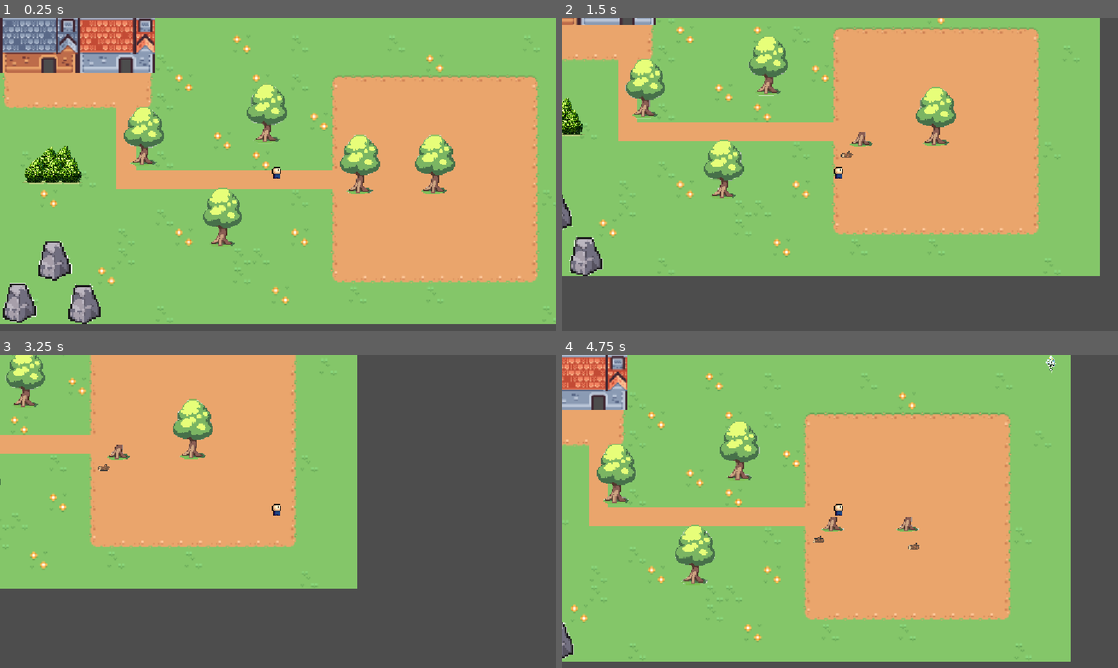
Above: before the commit, frames 1-4 (two rows, left to right).
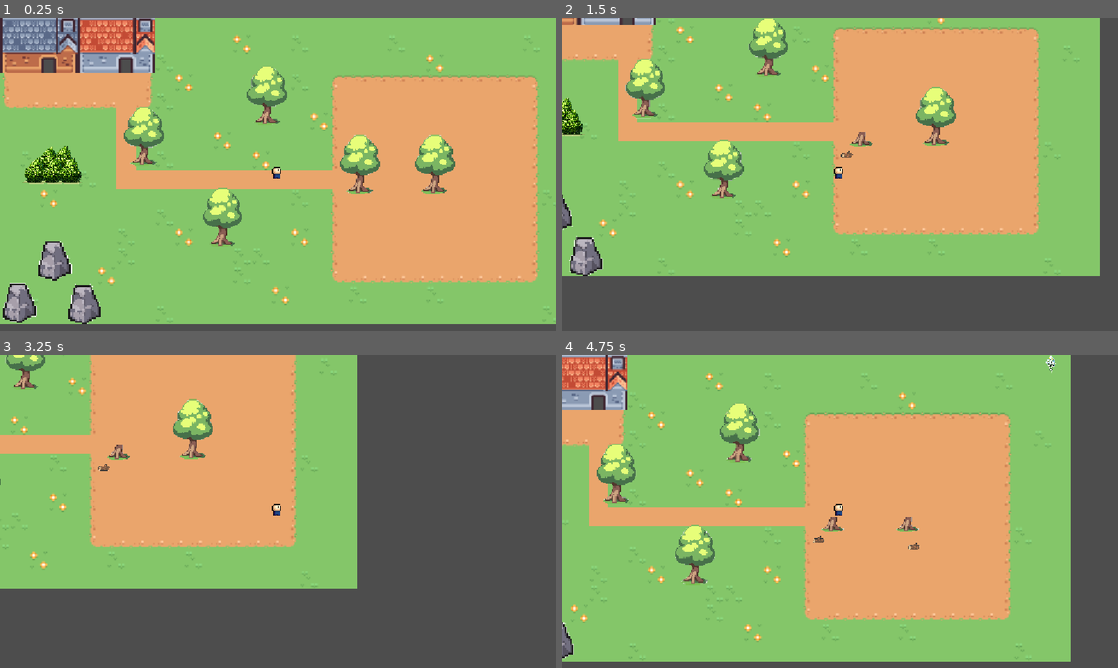
Above: after the commit, the same moments.

Repository: Katzmaniac90/ADAN
Game: Godot game, scene res://Scenes/World/World.tscn
Two runs of this game, one before a commit and one after it. Both use one fixed random seed, a clock stepped at 60 frames per second and the inputs below.
Inputs:
- Up to frame 1 (0.25 s): no input
- Up to frame 2 (1.5 s): tap Enter at 0.5 s; hold Right (ui_right) 0.53-1.28 s; tap E (interact) at 0.6, 1.35 s; tap Space at 1.25 s; hold Down (ui_down) from 1.28 s (still down)
- Up to frame 3 (3.25 s): release Down (ui_down) at 2.03 s; hold Right (ui_right) 2.03-2.78 s; tap E (interact) at 2.1, 2.85 s; hold Up (ui_up) from 2.78 s (still down)
- Up to frame 4 (4.75 s): release Up (ui_up) at 3.53 s; hold Left (ui_left) from 3.53 s (still down); tap E (interact) at 3.6, 4.35 s; tap Enter at 4.25 s

The runs differ from the first frame. In frame 1, 0.8% of the frame differs, in the area x 44-52%, y 15-40%; in frame 2, 0.8%; in frame 3, 0.6%; in frame 4, 0.9%, in the area x 28-36%, y 15-40%.

Commit message:
moved tree

Diff:
--- a/Scenes/World/World.tscn
+++ b/Scenes/World/World.tscn
@@ -189,7 +189,7 @@
 position = Vector2(298, 124)
 
 [node name="Tree3" parent="." unique_id=1031189852 instance=ExtResource("2_hveh7")]
-position = Vector2(221, 82)
+position = Vector2(221, 67)
 
 [node name="Tree4" parent="." unique_id=270463927 instance=ExtResource("2_hveh7")]
 position = Vector2(184, 168)
